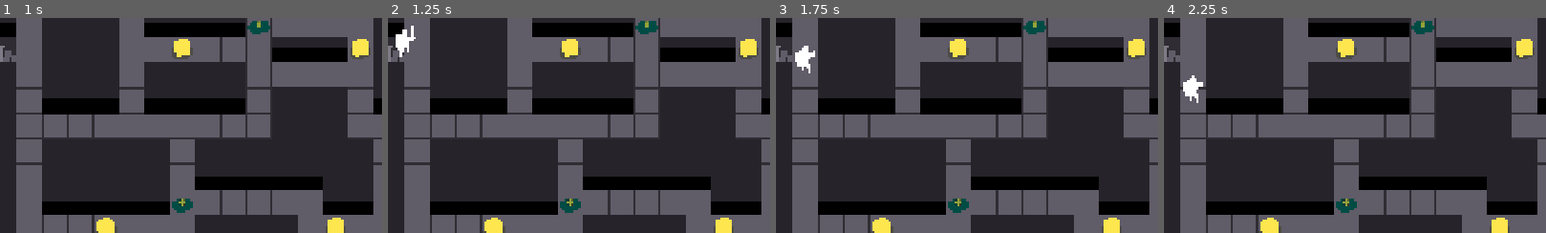
Above: before the commit, frames 1-4 (left to right).
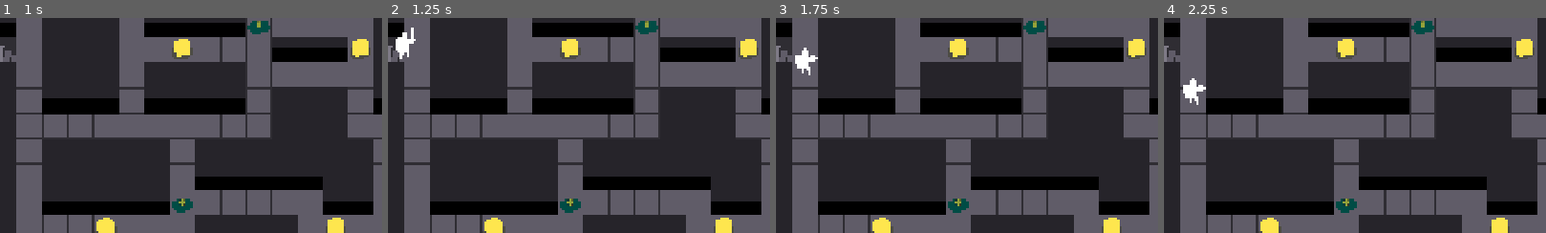
Above: after the commit, the same moments.

Repository: NunoDasNeves/igc-jam-godot-template
Game: Godot game, scene res://main.tscn
The game is run twice, just before and just after one commit, with the same random seed, the same clock (stepped at 60 frames per second) and the same inputs.
Inputs:
- Up to frame 1 (1 s): tap Enter at 0.5 s; hold D (Right) from 0.53 s (still down); tap Z (Attack) at 0.6 s
- Up to frame 2 (1.25 s): keep holding D (Right)
- Up to frame 3 (1.75 s): release D (Right) at 1.28 s; hold S (Down) from 1.28 s (still down); tap Z (Attack) at 1.35 s
- Up to frame 4 (2.25 s): release S (Down) at 2.03 s; hold D (Right) from 2.03 s (still down); tap X (Interact) at 2.1 s
The pictures show only the part of the screen within x 4-54%, y 43-93%; the shares and areas given below are measured in that part.

Frame 1 is identical in both runs. In frame 2, 0.1% of the frame differs, in the area x 2-8%, y 3-20%; in frame 3, 0.2%, in the area x 5-11%, y 12-27%; in frame 4, 0.2%.

Commit message:
add hero attack anim and hitbox, destroy player mimic on hit

Diff:
--- a/entities/hero/hero.tscn
+++ b/entities/hero/hero.tscn
@@ -1,18 +1,24 @@
-[gd_scene load_steps=3 format=3 uid="uid://mqinaasi0323"]
+[gd_scene load_steps=5 format=3 uid="uid://mqinaasi0323"]
 
 [ext_resource type="Script" uid="uid://owx21u4do8v4" path="res://entities/hero/hero_class.gd" id="1_qxmll"]
+[ext_resource type="Script" uid="uid://dkliywsva1nji" path="res://entities/hitbox.gd" id="2_chcl2"]
 
 [sub_resource type="CapsuleShape2D" id="CapsuleShape2D_iom2f"]
 radius = 11.0
 height = 36.0
+
+[sub_resource type="CircleShape2D" id="CircleShape2D_s8sb5"]
+radius = 29.0
 
 [node name="Hero" type="CharacterBody2D" groups=["hero"]]
 collision_layer = 2
 collision_mask = 2
 script = ExtResource("1_qxmll")
 
-[node name="Polygon2D" type="Polygon2D" parent="."]
-position = Vector2(-282, -1028)
+[node name="FlipVisuals" type="Node2D" parent="."]
+
+[node name="Polygon2D" type="Polygon2D" parent="FlipVisuals"]
+position = Vector2(-282, -1021)
 scale = Vector2(1.83, 1.83)
 polygon = PackedVector2Array(148, 573, 153.699, 558.956, 160, 572, 159, 552, 164, 549, 164, 550, 166, 550, 167, 547, 169, 547, 169, 545, 166, 544, 164, 528, 163, 543, 159, 544, 160, 545, 162, 545, 158, 546, 157, 535, 151, 533, 148, 540, 139, 543, 141, 558, 146, 563, 148, 560)
 
@@ -54,3 +60,20 @@
 path_postprocessing = 1
 debug_use_custom = true
 debug_path_custom_color = Color(0.758488, 0.000512111, 0.772897, 1)
+
+[node name="Attack" type="Node2D" parent="."]
+
+[node name="Hitbox" type="Area2D" parent="Attack"]
+collision_layer = 0
+collision_mask = 5
+script = ExtResource("2_chcl2")
+duration_secs = 0.1
+
+[node name="CollisionShape2D" type="CollisionShape2D" parent="Attack/Hitbox"]
+position = Vector2(25, 0)
+shape = SubResource("CircleShape2D_s8sb5")
+debug_color = Color(0.88185, 0, 0.116802, 0.42)
+
+[node name="Swish" type="Polygon2D" parent="Attack"]
+position = Vector2(17, 31)
+polygon = PackedVector2Array(6, -8, 29, -6, 39, -20, 41, -40, 32, -52, 22, -60, 13, -63, -2, -63, 7, -58, 14, -51, 17, -37, 16, -22)
--- a/entities/hero/hero_class.gd
+++ b/entities/hero/hero_class.gd
@@ -3,31 +3,36 @@
 
 @onready var vision: RayCast2D = %RayCast2D
 @onready var nav_agent: NavigationAgent2D = $NavigationAgent2D
+@onready var flip_node: Node2D = $FlipVisuals
+@onready var attack_node: Node2D = $Attack
+@onready var attack_swish: Polygon2D = $Attack/Swish
+@onready var hitbox: Hitbox = $Attack/Hitbox
 
-@export_enum("Idle", "Exploring", "Chasing", "Action")
-var hero_state: int
+enum State { NONE, ATTACK }
+var state: State = State.NONE
 
 func _ready() -> void:
-	pass
+	#assign_player_is_controlled()
+	attacked.connect(attack)
+	set_state(State.NONE)
 
-func _process(delta: float) -> void:
-	# If not in Idle state (0), handle other states
-	if hero_state != 0:
-		if hero_state == 1:
-			var searching_target = hero_looking()
-			if searching_target == Mimic:
-				hero_state = 2
-				# call function to chase here
-			else:
-				# move towards the player (or do something else)
-				pass
+func set_state(new_state: State) -> void:
+	match new_state:
+		State.NONE:
+			attack_node.hide()
+		State.ATTACK:
+			# TODO replace with "real" animation
+			update_visual_dir()
+			attack_node.show()
+			attack_swish.self_modulate.a = 1
+			var tween = get_tree().create_tween()
+			tween.tween_interval(0.2)
+			tween.tween_callback(func (): hitbox.activate())
+			tween.tween_property(attack_swish, "self_modulate:a", 0, 0.1)
+			tween.tween_interval(0.3)
+			tween.tween_callback(func (): set_state(State.NONE))
 
-		if hero_state == 3:
-			# "Action" state
-			# e.g., check if player is within range:
-			#   if in range -> attack
-			#   else move closer
-			pass
+	state = new_state
 
 # TODO move to Util.gd or similar
 func get_nearest_node2d(gpos: Vector2, nodes: Array[Node2D]) -> Node2D:
@@ -44,7 +49,33 @@
 
 	return min_node
 
-func _physics_process(delta: float) -> void:
+func update_visual_dir() -> void:
+	attack_node.rotation = face_dir.angle()
+	if face_dir.x < 0:
+		#attack_swish.scale.x = -1
+		flip_node.scale.x = -1
+	elif face_dir.x > 0:
+		#attack_swish.scale.x = 1
+		flip_node.scale.x = 1
+
+func attack() -> void:
+	match state:
+		State.ATTACK:
+			return
+	set_state(State.ATTACK)
+
+func _process(delta: float) -> void:
+	if player_controlled:
+		get_player_input()
+
+	match state:
+		State.NONE:
+			update_face_dir()
+			update_visual_dir()
+		State.ATTACK:
+			input_dir = Vector2.ZERO
+
+func ai_decide() -> void:
 	if nav_agent.is_navigation_finished():
 		var chests: Array[Node2D]
 		# argh gdscript
@@ -56,6 +87,12 @@
 	if !nav_agent.is_navigation_finished():
 		var next_pos = nav_agent.get_next_path_position()
 		input_dir = (next_pos - global_position).normalized()
+
+func _physics_process(delta: float) -> void:
+	if player_controlled:
+		pass
+	else:
+		ai_decide()
 
 	super(delta)
 
--- a/entities/hitbox.gd
+++ b/entities/hitbox.gd
@@ -31,6 +31,9 @@
 	var entity = char_body as Entity
 	if !entity:
 		return
+	var entity_id = entity.get_instance_id()
+	if hit_nodes.has(entity_id):
+		return
 
 	entity.hit(self)
-	hit_nodes[entity.get_instance_id()] = true
+	hit_nodes[entity_id] = true
--- a/entities/mimic/mimic_class.gd
+++ b/entities/mimic/mimic_class.gd
@@ -64,6 +64,11 @@
 	set_state(State.NONE)
 	set_state(State.ATTACK)
 
+func hit(hitbox: Hitbox) -> void:
+	# TODO?
+	#Events.entity_destroyed.emit(self)
+	queue_free()
+
 func update_visual_dir() -> void:
 	attack_node.rotation = face_dir.angle()
 	if face_dir.x < 0:
